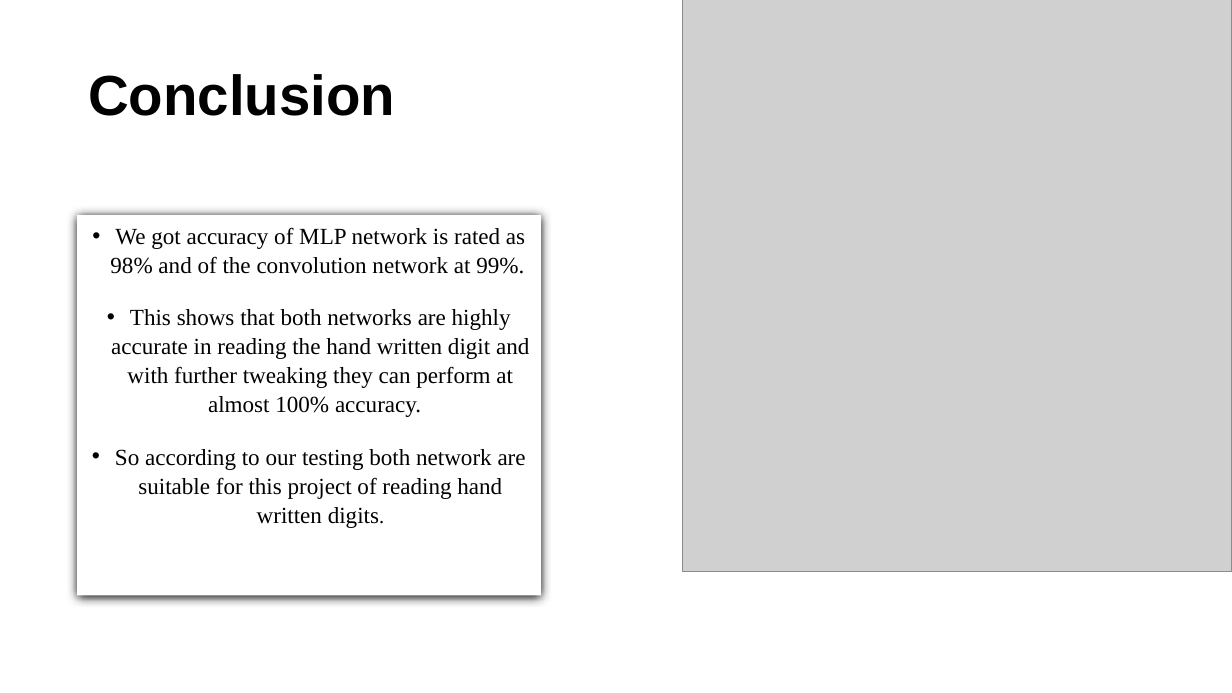
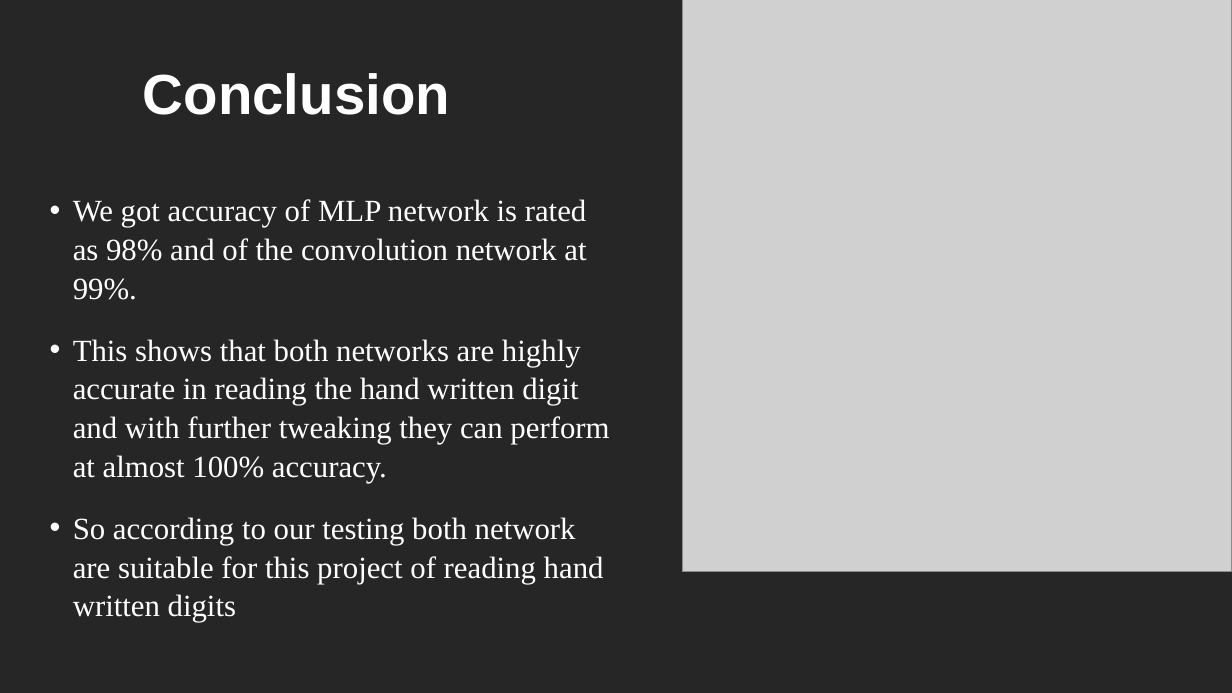
Before and after one commit to evazhang720/Final-Group-8, a slide deck: slide 15 of Final-Group-Presentation/ML2 - Final Project-Slice.pptx (slide 12 before the commit). Drawn at 1232x693 pixels with LibreOffice and Linux fonts; fonts in the diff are those of the drawing; grey boxes stand for pictures. Boxes give left, top, right and bottom in pixels: in the first picture for what was removed or moved away, otherwise in the second. Text is boxed around its words. In the diff, an @@ line names an element or a change of style, - is before the commit and + after.

```diff
--- a/Final-Group-Presentation/ML2 - Final Project-Slice.pptx
+++ b/Final-Group-Presentation/ML2 - Final Project-Slice.pptx
@@ background #FFFFFF to #262626 @@
@@ title "Conclusion": place and size @@
-title "Conclusion" at [88,74,395,116]
+title "Conclusion" at [143,73,450,115]
@@ title "Conclusion" at [143,73,450,115]: text colour #000000 to #FFFFFF @@
@@ text "We got accuracy of MLP ...": place and size @@
-text "We got accuracy of MLP ..." at [77,215,541,596]
+text "We got accuracy of MLP ..." at [73,199,609,622]
@@ text "We got accuracy of MLP ..." at [73,199,609,622]: fill #FFFFFF to none; shadow off @@
@@ text at [73,199,609,483]: size 18 to 24 pt, text colour #000000 to #FFFFFF in "We got accuracy of MLP network is ...", "This shows that both networks are highly ..."; alignment centre to left @@
@@ text at [73,517,604,622]: text changed; size 18 to 24 pt; text colour #000000 to #FFFFFF @@
-• So according to our testing both network are suitable for this project of reading hand written digits.
+• So according to our testing both network are suitable for this project of reading hand written digits
```
Also in this commit, not shown: 8 other slides changed, 5 slides added, 2 slides removed.
